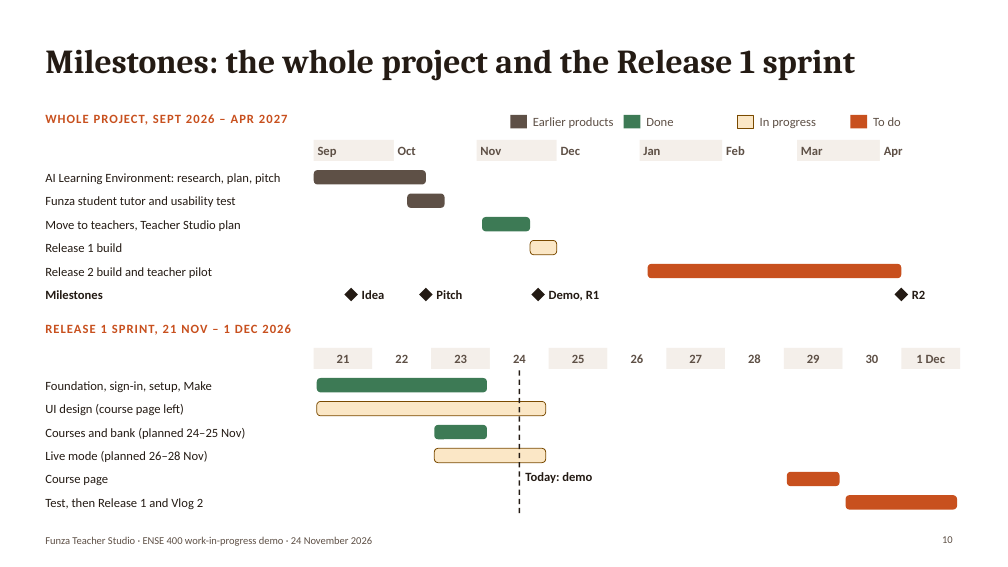
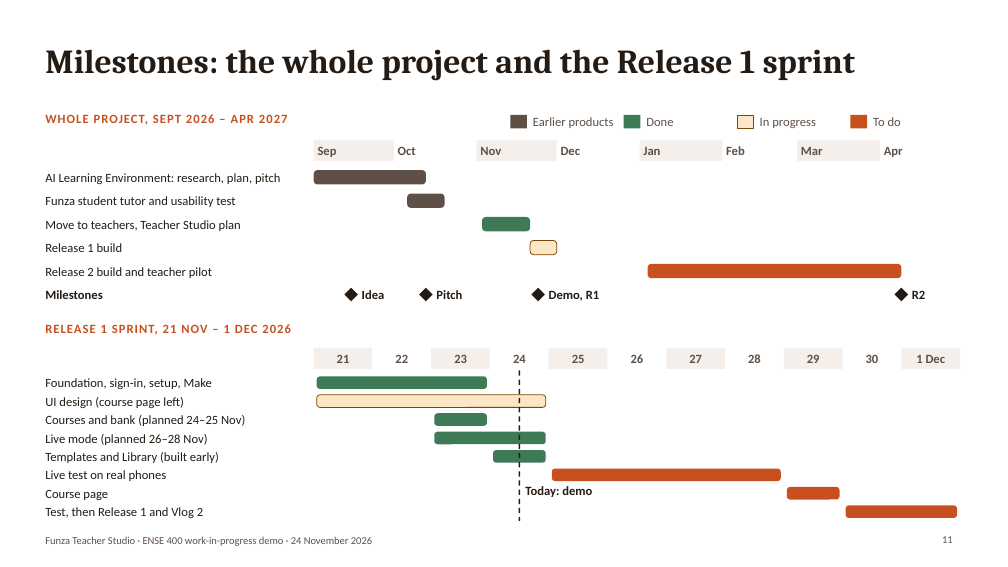
Before and after one commit to Binborg1/Final-2027, a slide deck: slide 11 of docs/06_presentations/01_work_in_progress_demo/01_work_in_progress_demo.pptx (slide 10 before the commit). Drawn at 1008x567 pixels with LibreOffice and Linux fonts; fonts in the diff are those of the drawing. Boxes give left, top, right and bottom in pixels: in the first picture for what was removed or moved away, otherwise in the second. Text is boxed around its words. In the diff, an @@ line names an element or a change of style, - is before the commit and + after.

```diff
--- a/docs/06_presentations/01_work_in_progress_demo/01_work_in_progress_demo.pptx
+++ b/docs/06_presentations/01_work_in_progress_demo/01_work_in_progress_demo.pptx
@@ line moved from (520, 371) - (520, 514) to (520, 371) - (520, 521) @@
@@ text "UI design (course page left)": place and size @@
-text "UI design (course page left)" at [45,404,184,415]
+text "UI design (course page left)" at [45,397,184,408]
@@ text "Courses and bank (planned 24–25 ...": place and size @@
-text "Courses and bank (planned 24–25 ..." at [45,428,245,439]
+text "Courses and bank (planned 24–25 ..." at [45,415,245,426]
@@ rounded rectangle: place and size @@
-rounded rectangle at [317,402,546,416]
+rounded rectangle at [317,395,546,408]
@@ rounded rectangle: place and size @@
-rounded rectangle at [434,425,487,439]
+rounded rectangle at [434,414,487,426]
@@ text "Live mode (planned 26–28 Nov)": place and size @@
-text "Live mode (planned 26–28 Nov)" at [45,451,207,462]
+text "Live mode (planned 26–28 Nov)" at [45,434,207,445]
@@ rounded rectangle: place and size @@
-rounded rectangle at [434,448,545,463]
+rounded rectangle at [434,432,545,445]
@@ rounded rectangle at [434,432,545,445]: fill #FBE7C6 to #3D7A55; outline #7A4A00 0.75 pt to none @@
@@ text added at [45,452,219,463], 12 pt, text #241B14 @@
+Templates and Library (built early)
@@ text added at [45,470,167,481], 12 pt, text #241B14 @@
+Live test on real phones
@@ rounded rectangle added at [493,450,546,463], fill #3D7A55 @@
@@ rounded rectangle added at [552,469,781,482], fill #C8501E @@
@@ text "Test, then Release 1 and ...": place and size @@
-text "Test, then Release 1 and ..." at [45,498,203,509]
+text "Test, then Release 1 and ..." at [45,507,203,518]
@@ text "Course page": place and size @@
-text "Course page" at [45,475,108,485]
+text "Course page" at [45,490,108,500]
@@ text "Today: demo": place and size @@
-text "Today: demo" at [525,472,592,483]
+text "Today: demo" at [525,486,592,497]
@@ rounded rectangle: place and size @@
-rounded rectangle at [787,472,840,486]
+rounded rectangle at [787,487,840,500]
@@ rounded rectangle: place and size @@
-rounded rectangle at [846,495,957,510]
+rounded rectangle at [846,505,957,518]
@@ page number at [942,536,953,543]: text changed @@
-10
+11
```
Also in this commit, not shown: 3 other slides changed, 1 slide added, 3 other files.
